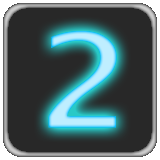
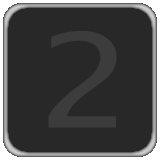
Revision of a layered 160×160 image; what changed, layer by layer:
added layer "2 copy" above "1 copy" over [48, 31, 117, 128]
hid "2" over [48, 31, 117, 128]
